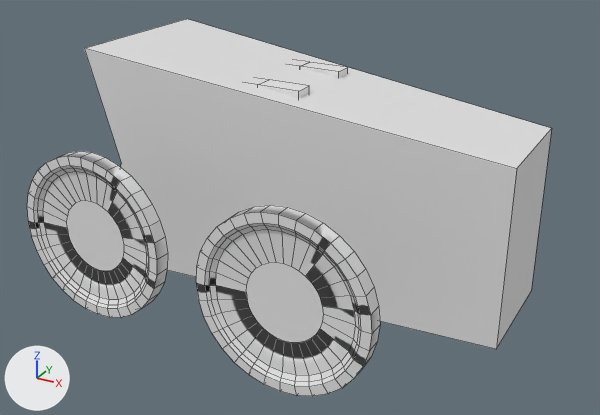
An edit to the FBX model prototyping3/Assets/Media/Media_Students/botA11/boomBot.fbx, drawn before and after from the same camera.
Rendered twice from a 50 mm lens placed at (2.42, -4.88, 2.1), pointed at (0.01, -0.51, -0.09). Arrows for +X, +Y and +Z are at lower left; the lights stay in place. Mesh edges are drawn as thin lines. Where no turn or scale is listed for an object, it has been applied to the vertices. Vertices at the same position are counted once.

Names of what the first picture shows: 'Base', 'Bass', 'Bass.001', 'Buttons'.
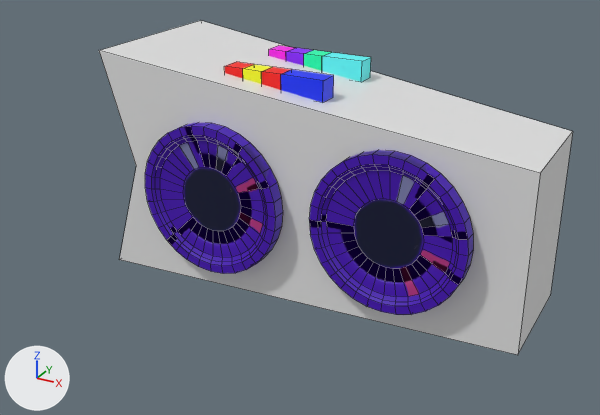
Where the newer file only moved an object's origin or applied its transform, the numbers keep the older frame.

Location of each change, (x1, y1, x2, y2) in pixels of the pictures (600 x 415 px):
'Base', mesh moved: before (84, 19, 552, 349); after (99, 20, 573, 355)
'Bass.001', recoloured, moved: before (196, 205, 380, 396); after (309, 150, 473, 315)
'Bass', deleted: before (27, 151, 168, 317)
'Bass.002', added (purple): after (145, 122, 283, 274)
'Buttons', recoloured, mesh moved: before (254, 62, 348, 98); after (224, 46, 371, 103)

The change, as a diff of the scene's bpy script:
```diff
--- a/prototyping3/Assets/Media/Media_Students/botA11/boomBot.fbx.py
+++ b/prototyping3/Assets/Media/Media_Students/botA11/boomBot.fbx.py
@@ img_bass_texture_png @@
+img_bass_texture_png = load_image('bass_texture.png', '_unpacked/bass_texture.png', 1024, 1024, 'sRGB')
@@ img_buttonstexture_png @@
+img_buttonstexture_png = load_image('buttonsTexture.png', '_unpacked/buttonsTexture.png', 1024, 1024, 'sRGB')
@@ mat_bass_mat @@
+mat_bass_mat = principled_material('Bass_mat')
+mat_bass_mat.texture = img_bass_texture_png  # with its transparency
@@ mat_button_mat @@
+mat_button_mat = principled_material('Button_Mat')
+mat_button_mat.texture = img_buttonstexture_png  # with its transparency
@@ me_circle_001 @@
 me_circle_001.from_pydata(...)  # 192 vertices, 161 faces; spans x -0.533..0.534, y -0.005..0.103, z -0.533..0.533
+me_circle_001.materials.append(mat_bass_mat)  # picture img_bass_texture_png
@@ me_cube @@
 me_cube.from_pydata(...)  # 10 vertices, 7 faces; spans x -1.5..1.5, y -0.6..0.6, z -0.8..0.8
 # used by ob_base; location = (-0.134, 0.0, 0.0)
+# me_cube part 1: the whole mesh is moved by (0.13, 0.0, 0.0)
 me_cube.materials.append(mat_material)
@@ me_cube_001 @@
 me_cube_001.from_pydata(...)  # 64 vertices, 48 faces; spans x -0.283..0.467, y -0.186..0.532, z 0.498..0.642
 # used by ob_buttons; location = (-0.55, -0.154, 0.0)
+# me_cube_001 part 2: the whole mesh is moved by (0.176, 0.0, 0.092)
+me_cube_001.materials.append(mat_button_mat)  # picture img_buttonstexture_png
@@ me_circle_002 @@
+me_circle_002.from_pydata(...)  # 192 vertices, 161 faces; spans x -0.533..0.534, y -0.005..0.103, z -0.533..0.534
+me_circle_002.materials.append(mat_bass_mat)  # picture img_bass_texture_png
@@ ob_bass_001 @@
 ob_bass_001 = bpy.data.objects.new('Bass.001', me_circle_001)
-ob_bass_001.location = (0.496, -1.611, -0.129)
+ob_bass_001.location = (0.643, -0.565, -0.129)
@@ ob_bass @@
-ob_bass = bpy.data.objects.new('Bass', me_circle)
-ob_bass.location = (-0.933, -1.467, -0.129)
@@ ob_bass_002 @@
+ob_bass_002 = bpy.data.objects.new('Bass.002', me_circle_002)
+ob_bass_002.location = (-0.628, -0.64, -0.129)
```
